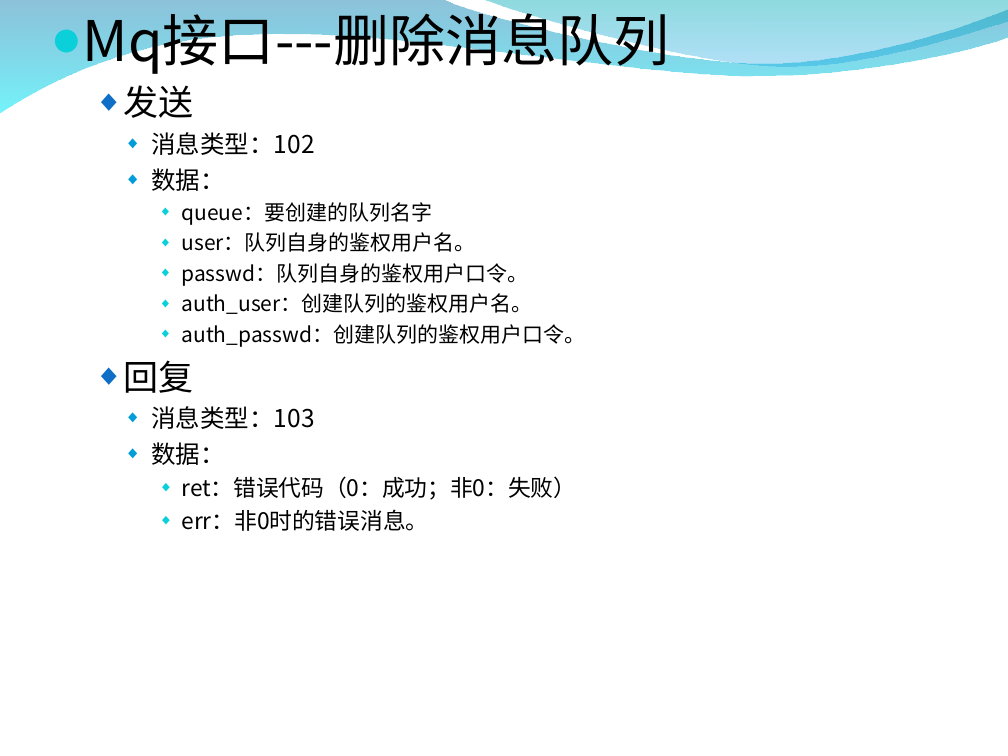
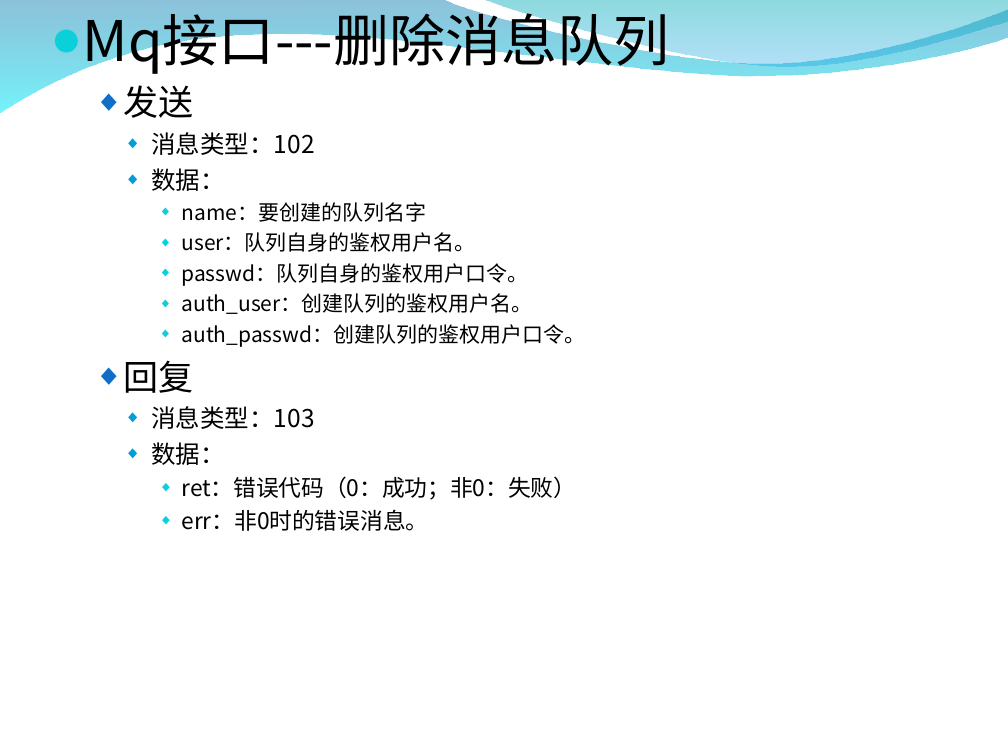
Before and after one commit to zxf1864/cwinux-mq, a slide deck: slide 22 of mq/doc/mq_introduce.ppt. Drawn at 1008x756 pixels with LibreOffice and Linux fonts; fonts in the diff are those of the drawing; background and template pictures are left out. Boxes give left, top, right and bottom in pixels: in the first picture for what was removed or moved away, otherwise in the second. Text is boxed around its words. In the diff, an @@ line names an element or a change of style, - is before the commit and + after.

```diff
--- a/mq/doc/mq_introduce.ppt
+++ b/mq/doc/mq_introduce.ppt
@@ text at (x1=182, y1=202, x2=426, y2=222): text changed @@
-      ◆ queue：要创建的队列名字
+      ◆ name：要创建的队列名字
```
Also in this commit, not shown: 1 other slide changed.
